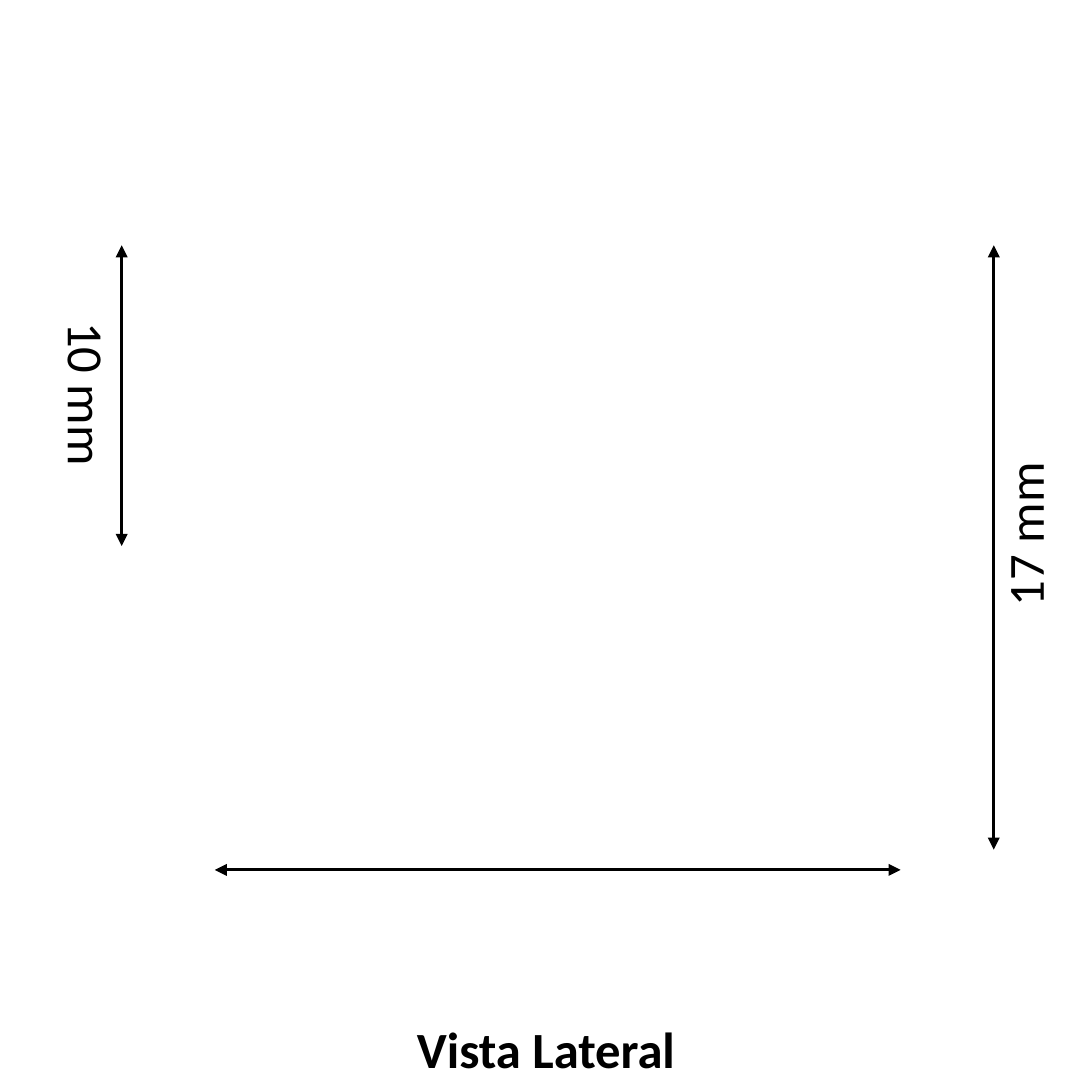
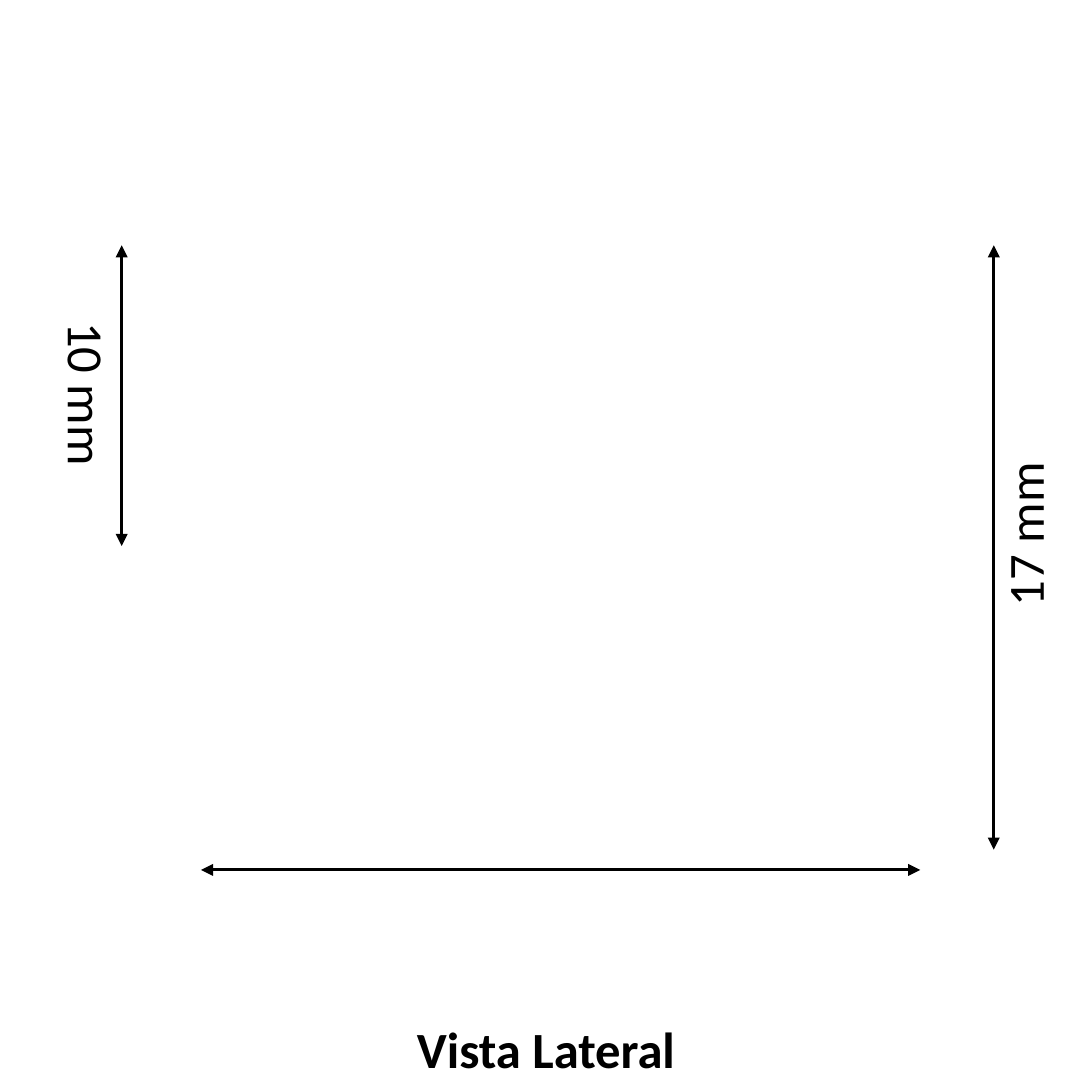
Before and after one commit to Doplax/TSD-Centradores-Electrodos, a slide deck: slide 1 of img/fotos_cotas.pptx. Drawn at 1092x1092 pixels with LibreOffice and Linux fonts; fonts in the diff are those of the drawing; background and template pictures are left out. Boxes give left, top, right and bottom in pixels: in the first picture for what was removed or moved away, otherwise in the second. Text is boxed around its words. In the diff, an @@ line names an element or a change of style, - is before the commit and + after.

```diff
--- a/img/fotos_cotas.pptx
+++ b/img/fotos_cotas.pptx
@@ double arrow moved from (215, 870) - (901, 870) to (201, 870) - (920, 870) @@
```
Also in this commit, not shown: 1 other slide changed, 5 other files.
